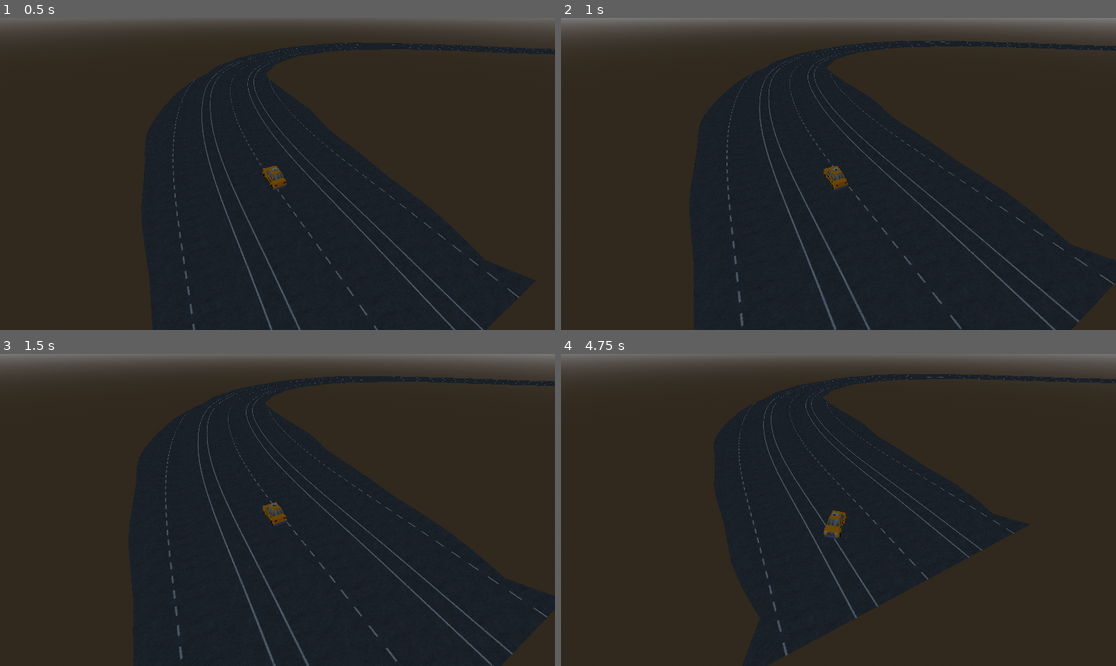
Above: before the commit, frames 1-4 (two rows, left to right).
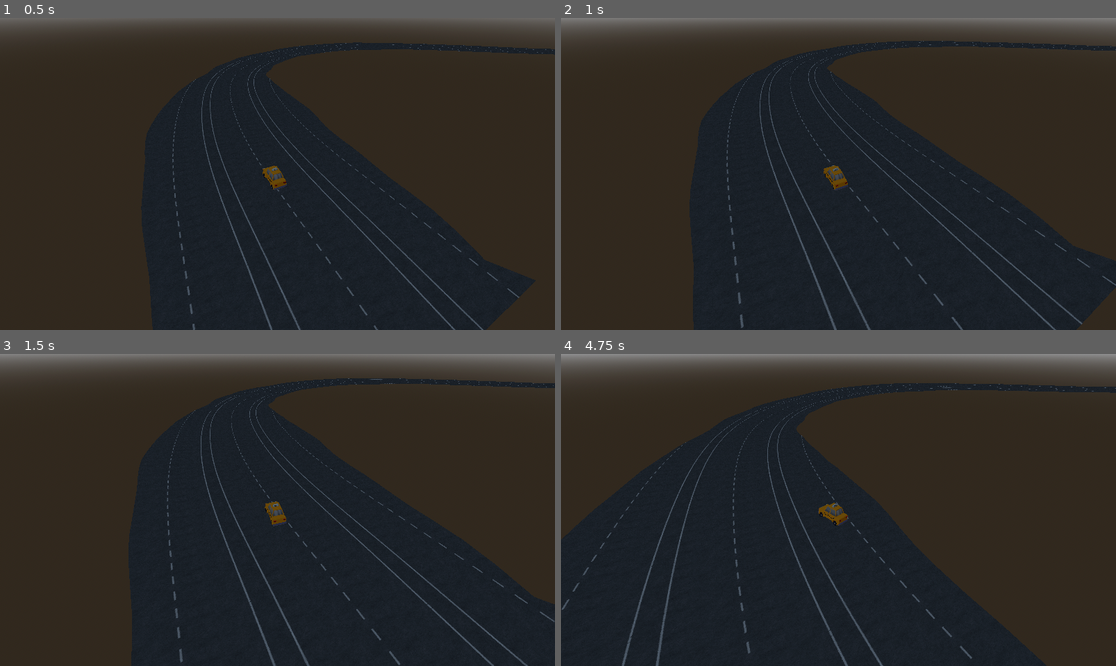
Above: after the commit, the same moments.

Repository: RuntimeRebelsStudio/YouAreYourOwnEnemy
Game: Godot game, scene res://scenes/main/main.tscn
Two runs of this game, one before a commit and one after it. Both use one fixed random seed, a clock stepped at 60 frames per second and the inputs below.
Inputs:
- Up to frame 1 (0.5 s): no input
- Up to frame 2 (1 s): hold D (right) from 0.53 s (still down)
- Up to frame 3 (1.5 s): release D (right) at 1.28 s; hold S (backward) from 1.28 s (still down)
- Up to frame 4 (4.75 s): release S (backward) at 2.03 s; hold D (right) 2.03-2.78 s; hold W (forward) 2.78-3.53 s; hold A (left) from 3.53 s (still down)

Frame 1 is identical in both runs. In frame 2, 0.8% of the frame differs, in the area x 23-100%, y 7-100%; in frame 3, 2.4%; in frame 4, 17%, in the area x 0-100%, y 0-100%.

Commit message:
feat: Added increasing speed

Diff:
--- a/scenes/main/main.tscn
+++ b/scenes/main/main.tscn
@@ -33,6 +33,7 @@
 
 [node name="Car" parent="." unique_id=1032363274 instance=ExtResource("3_b1x3f")]
 transform = Transform3D(-1, 0, -8.742278e-08, 0, 1, 0, 8.742278e-08, 0, -1, -0.6471715, 3.08216, -11.9773655)
+mass = 120.0
 explosion_scene = ExtResource("3_hujxm")
 car_model_scene = ExtResource("4_a8run")
 
--- a/scenes/player/car.gd
+++ b/scenes/player/car.gd
@@ -10,10 +10,17 @@
 @export var engine_power: float = 200.0
 @export var max_steer_angle: float = 0.5
 @export var steer_speed: float = 3.0
-@export var max_rpm: float = 500.0
-@export var max_torque: float  = 200.0
+@export var max_torque: float  = 350.0
+
+@export_group("Speed Growth")
+@export var min_max_rpm: float = 300.0       # Start-Höchstgeschwindigkeit (RPM)
+@export var absolute_max_rpm: float = 1000.0 # Limit / maximale Endgeschwindigkeit
+@export var rpm_acceleration: float = 50.0   # Wie viel RPM pro Sekunde dazukommen
+
+@onready var current_max_rpm: float = min_max_rpm
 
 var y_wheel_offset = 0.08
+var speed_print_timer: float = 0.0
 
 # Car Death
 signal car_died
@@ -65,6 +72,9 @@
 		p.position = new_pos
 		p.wheel_radius = current_car_model.wheel_radius
 
+
+
+
 		remove_child(p)
 		add_child(p)
 
@@ -86,19 +96,32 @@
 	if is_dead:
 		return
 
-	var steer_target := Input.get_axis("right", "left") * max_steer_angle
+
+	# Aktuelle Geschwindigkeit in Metern pro Sekunde
+	var current_speed := linear_velocity.length()
+
+	# Lenkwinkel reduzieren, je schneller das Auto fährt (ab ca. 30 m/s ist der Einschlag minimal)
+	var speed_factor : float = clamp(current_speed / 30.0, 0.0, 1.0)
+	var dynamic_max_steer : float = lerp(max_steer_angle, 0.1, speed_factor)
+
+	var steer_target := Input.get_axis("right", "left") * dynamic_max_steer
 	steering = move_toward(steering, steer_target, steer_speed * delta)
 
-	var accel := Input.get_axis("backward", "forward")
+	# Auto fährt dauerhaft nach vorne
+	var accel := 1.0
+	#var accel := Input.get_axis("backward", "forward")
+
+	# Max-RPM kontinuierlich mit der Zeit erhöhen bis zum Limit
+	current_max_rpm = move_toward(current_max_rpm, absolute_max_rpm, rpm_acceleration * delta)
 
 	# Dynamische Skalierung von Drehmoment und Max-RPM
 	var effective_torque := max_torque * current_slow_factor
-	var effective_max_rpm := max_rpm * current_slow_factor
+	var effective_max_rpm := current_max_rpm * current_slow_factor
 
-	var rpm = abs($Back_Left.get_rpm())
-	$Back_Left.engine_force = accel * effective_torque * (1.0 - rpm / effective_max_rpm)
-	rpm = abs($Back_Right.get_rpm())
-	$Back_Right.engine_force = accel * effective_torque * (1.0 - rpm / effective_max_rpm)
+	var rpmBL = abs($Back_Left.get_rpm())
+	var rpmBR = abs($Back_Right.get_rpm())
+	$Back_Left.engine_force = accel * effective_torque * (1.0 - rpmBL / effective_max_rpm)
+	$Back_Right.engine_force = accel * effective_torque * (1.0 - rpmBR / effective_max_rpm)
 
 	if Input.is_action_pressed("brake"):
 		brake = 5.0
@@ -108,6 +131,13 @@
 		brake = 2.0
 	else:
 		brake = 0.0
+
+	# Timer mit delta hochzählen und nur alle 1,0 Sekunden ausgeben
+	speed_print_timer += delta
+	if speed_print_timer >= 1.0:
+		speed_print_timer = 0.0
+		var speed_kmh := linear_velocity.length() * 3.6
+		print("Geschwindigkeit: ", round(speed_kmh), " km/h")
 
 
 func _process(_delta: float) -> void:
--- a/scenes/player/car.tscn
+++ b/scenes/player/car.tscn
@@ -9,28 +9,28 @@
 
 [node name="Front_Right" type="VehicleWheel3D" parent="." unique_id=546566244]
 use_as_steering = true
-wheel_roll_influence = 0.7
+wheel_roll_influence = 1.0
 suspension_stiffness = 50.0
 damping_compression = 1.9
 damping_relaxation = 2.0
 
 [node name="Front_Left" type="VehicleWheel3D" parent="." unique_id=1584493874]
 use_as_steering = true
-wheel_roll_influence = 0.7
+wheel_roll_influence = 1.0
 suspension_stiffness = 50.0
 damping_compression = 1.9
 damping_relaxation = 2.0
 
 [node name="Back_Left" type="VehicleWheel3D" parent="." unique_id=916281560]
 use_as_traction = true
-wheel_roll_influence = 0.7
+wheel_roll_influence = 1.0
 suspension_stiffness = 50.0
 damping_compression = 1.9
 damping_relaxation = 2.0
 
 [node name="Back_Right" type="VehicleWheel3D" parent="." unique_id=477384155]
 use_as_traction = true
-wheel_roll_influence = 0.7
+wheel_roll_influence = 1.0
 suspension_stiffness = 50.0
 damping_compression = 1.9
 damping_relaxation = 2.0
Not shown: 1 places in scenes/player/car.tscn that only renumber resources
